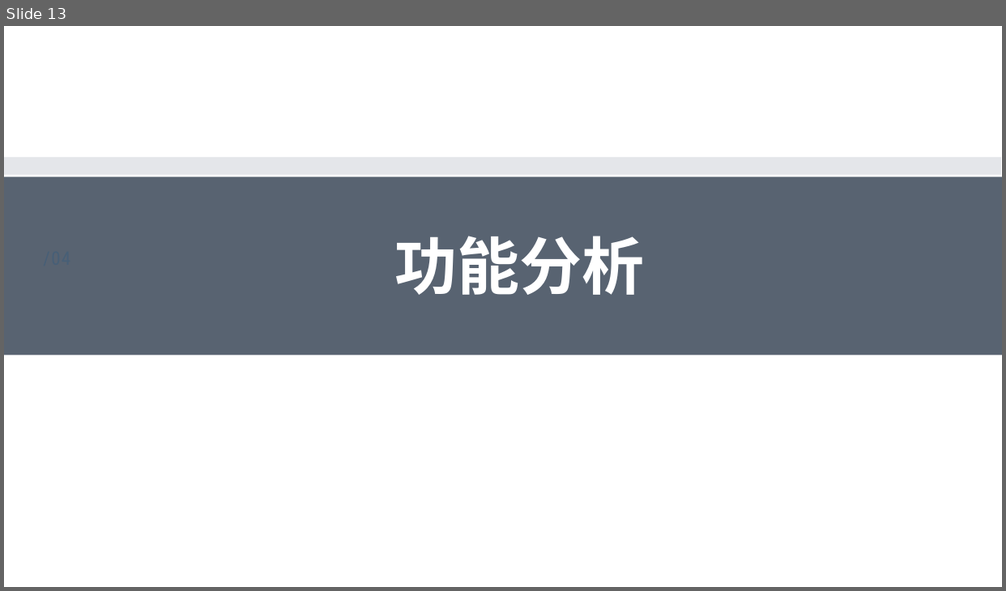
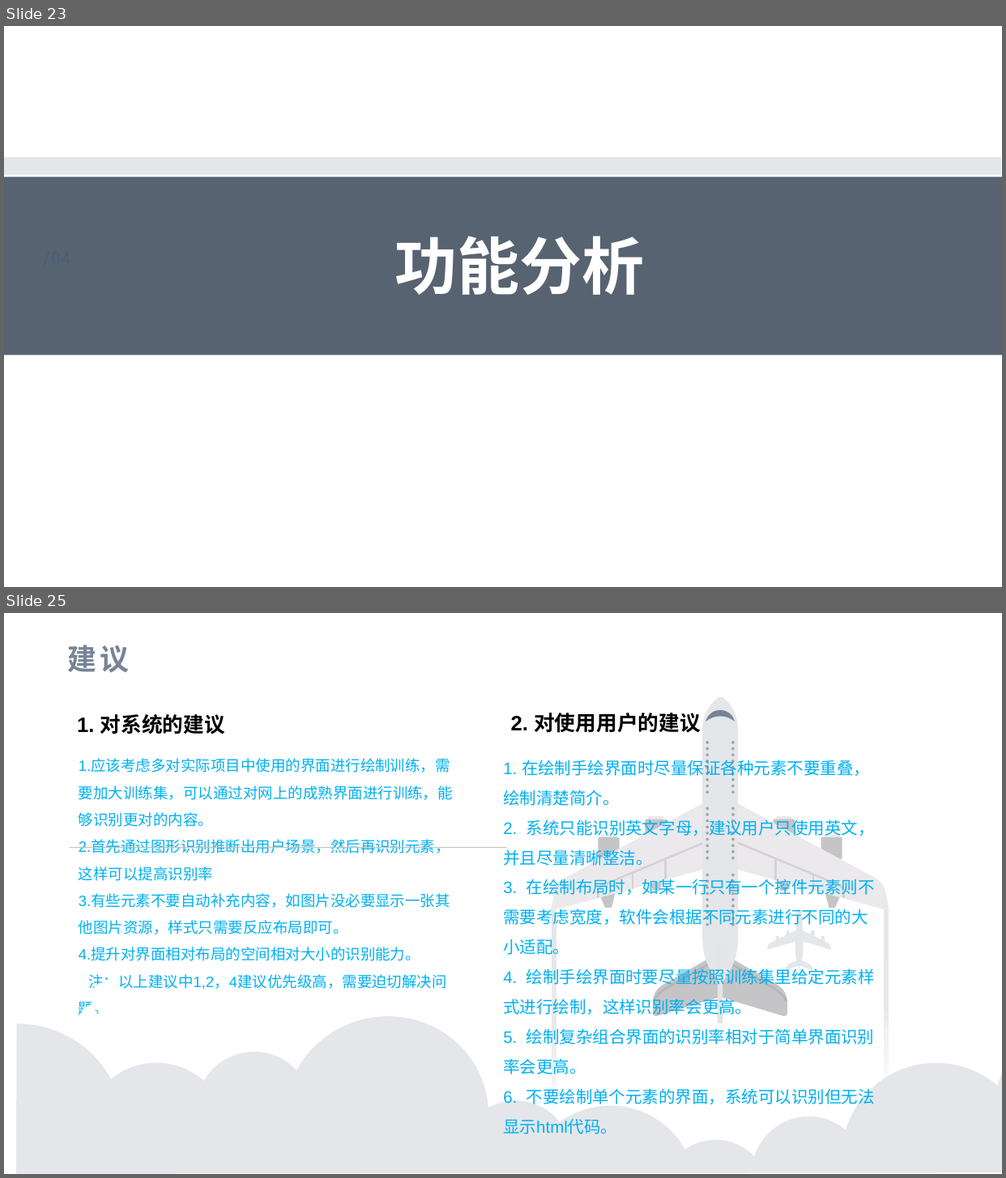
Before and after one commit to MSE-925/Sketch2codeTest, a slide deck: 现代软件工程最终(1).pptx. Shown one above the other, each under a label of ours: slide 13 before the commit, slides 23 and 25 after it; the slides between them are not shown. The pictures are 1006x591 and 1006x1178 pixels, drawn with LibreOffice and Linux fonts; fonts in the diff are those of the drawing; background and template pictures are left out. Boxes give left, top, right and bottom in pixels: in the first picture for what was removed or moved away, otherwise in the second. Text is boxed around its words. In the diff, an @@ line names an element or a change of style, - is before the commit and + after.

```diff
--- a/现代软件工程最终(1).pptx
+++ b/现代软件工程最终(1).pptx
@@ slide 25 added at (4, 613, 1002, 1174), background #FFFFFF @@
@@ title added at (68, 645, 130, 673), 28 pt, text #778495, bold @@
+建议
@@ group added at (16, 697, 1002, 1174): 54 ellipses, 31 freeform shapes, 5 lines, 4 texts, 2 rectangles @@
+1.应该考虑多对实际项目中使用的界面进行绘制训练，需要加大训练集，可以通过对网上的成熟界面进行训练，能够识别更对的内容。
+2.首先通过图形识别推断出用户场景，然后再识别元素，这样可以提高识别率
+3.有些元素不要自动补充内容，如图片没必要显示一张其他图片资源，样式只需要反应布局即可。
+4.提升对界面相对布局的空间相对大小的识别能力。
+注：以上建议中1,2，4建议优先级高，需要迫切解决问题。
+1. 对系统的建议
+1. 在绘制手绘界面时尽量保证各种元素不要重叠，绘制清楚简介。
+2. 系统只能识别英文字母，建议用户只使用英文，并且尽量清晰整洁。
+3. 在绘制布局时，如某一行只有一个控件元素则不需要考虑宽度，软件会根据不同元素进行不同的大小适配。
+4. 绘制手绘界面时要尽量按照训练集里给定元素样式进行绘制，这样识别率会更高。
+5. 绘制复杂组合界面的识别率相对于简单界面识别率会更高。
+6. 不要绘制单个元素的界面，系统可以识别但无法显示html代码。
+2. 对使用用户的建议
@@ what was slide 13 is now slide 23 @@
```
Also in this commit, not shown: 6 slides changed, 21 other slides added, 10 slides removed, 1 other file.
